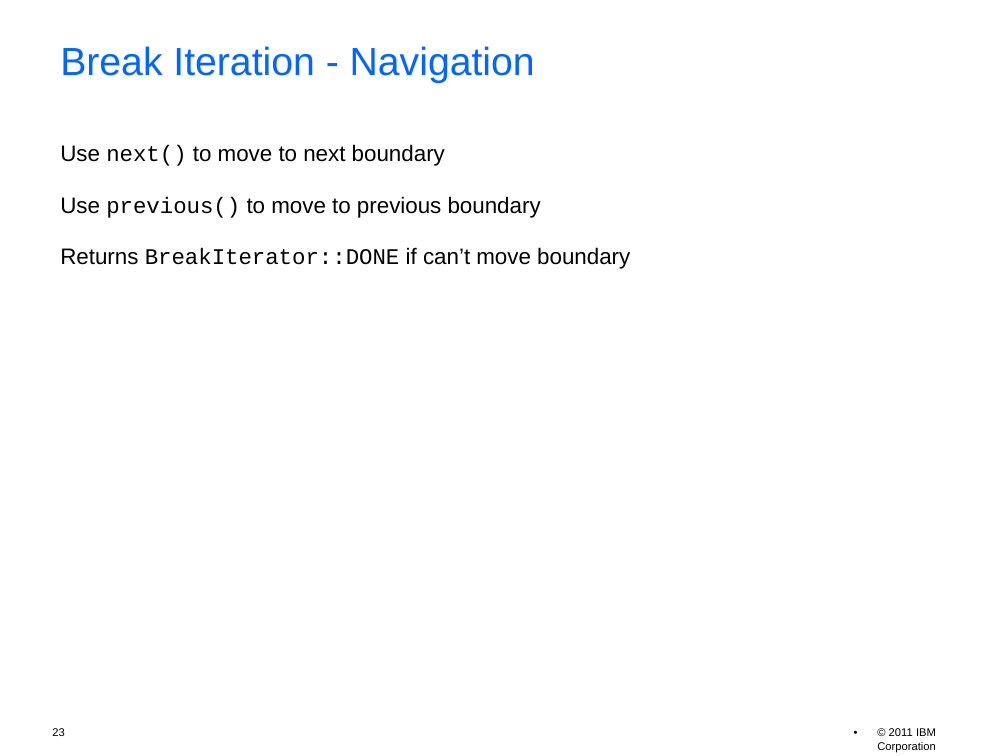
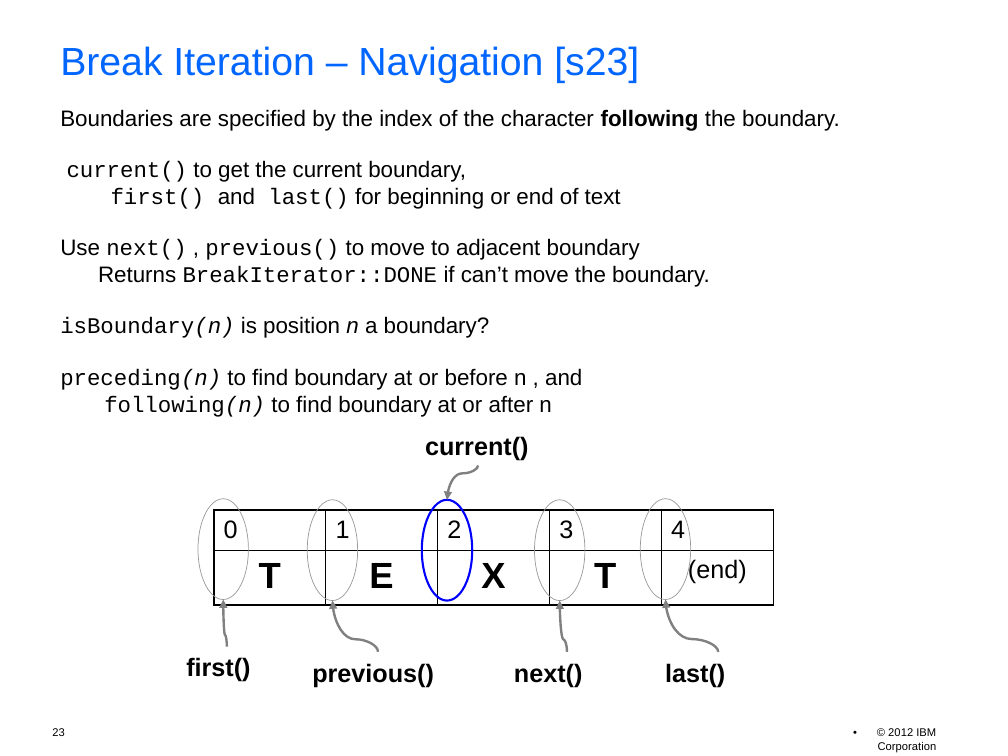
Before and after one commit to unicode-org/icu-docs, a slide deck: slide 23 of docs/pres/icu_workshop.odp. Drawn at 1008x756 pixels with LibreOffice and Linux fonts; fonts in the diff are those of the drawing; background and template pictures are left out. Boxes give left, top, right and bottom in pixels: in the first picture for what was removed or moved away, otherwise in the second. Text is boxed around its words. In the diff, an @@ line names an element or a change of style, - is before the commit and + after.

```diff
--- a/docs/pres/icu_workshop.odp
+++ b/docs/pres/icu_workshop.odp
@@ title at <box>60,46,639,83</box>: text changed @@
-Break Iteration - Navigation
+Break Iteration – Navigation [s23]
@@ text at <box>60,109,840,417</box>: text changed @@
-Use next() to move to next boundary
-Use previous() to move to previous boundary
-Returns BreakIterator::DONE if can’t move boundary
+Boundaries are specified by the index of the character following the boundary.
+current() to get the current boundary,
+first() and last() for beginning or end of text
+Use next() , previous() to move to adjacent boundary
+Returns BreakIterator::DONE if can’t move the boundary.
+isBoundary(n) is position n a boundary?
+preceding(n) to find boundary at or before n , and
+following(n) to find boundary at or after n
@@ text added at <box>425,436,529,461</box>, 18 pt, text #000000, bold @@
+current()
@@ curved arrow added from (478, 466) to (447, 500), #808080 1.7 pt @@
@@ ellipse added at <box>198,499,248,600</box>, outline #999999 0.51 pt @@
@@ ellipse added at <box>307,500,358,601</box>, outline #999999 0.51 pt @@
@@ ellipse added at <box>422,500,473,601</box>, outline #0000FF 1.5 pt @@
@@ ellipse added at <box>534,500,585,601</box>, outline #999999 0.51 pt @@
@@ ellipse added at <box>640,499,690,600</box>, outline #999999 0.51 pt @@
@@ table added at <box>214,510,773,602</box>, 2 rows, 5 columns @@
+0 | 1 | 2 | 3 | 4
+T | E | X | T | (end)
@@ curved arrow added from (227, 646) to (223, 600), #808080 1.7 pt @@
@@ curved arrow added from (378, 652) to (333, 601), #808080 1.7 pt @@
@@ curved arrow added from (568, 652) to (559, 601), #808080 1.7 pt @@
@@ curved arrow added from (718, 652) to (665, 600), #808080 1.7 pt @@
@@ text added at <box>186,657,250,682</box>, 18 pt, text #000000, bold @@
+first()
@@ text added at <box>312,663,434,687</box>, 18 pt, text #000000, bold @@
+previous()
@@ text added at <box>514,663,583,687</box>, 18 pt, text #000000, bold @@
+next()
@@ text added at <box>665,663,725,687</box>, 18 pt, text #000000, bold @@
+last()
@@ text at <box>878,728,937,752</box>: text changed @@
-• © 2011 IBM Corporation
+• © 2012 IBM Corporation
```
Also in this commit, not shown: 55 other slides changed, 1 slide added, 2 slides removed, 1 other file.
